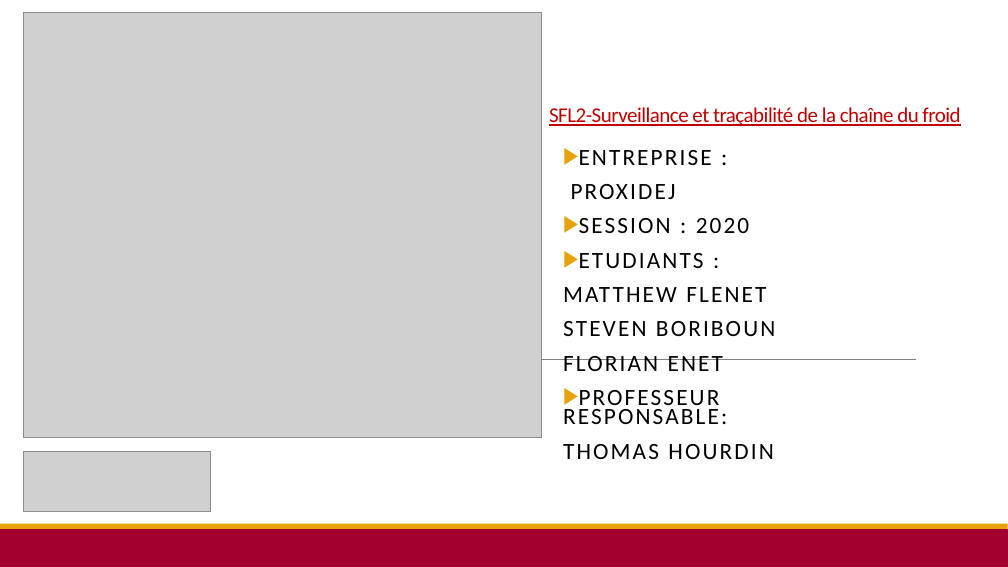
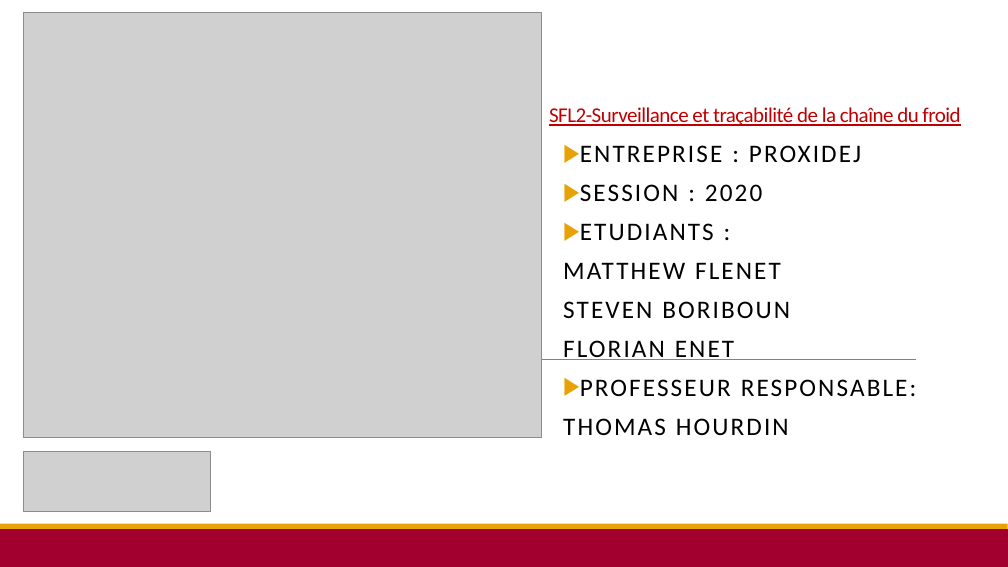
Before and after one commit to SteBoun/SFL2_ChaineDeFroid, a slide deck: slide 1 of Diaporama/DIAPO_01.pptx. Drawn at 1008x567 pixels with LibreOffice and Linux fonts; fonts in the diff are those of the drawing; grey boxes stand for pictures. Boxes give left, top, right and bottom in pixels: in the first picture for what was removed or moved away, otherwise in the second. Text is boxed around its words. In the diff, an @@ line names an element or a change of style, - is before the commit and + after.

```diff
--- a/Diaporama/DIAPO_01.pptx
+++ b/Diaporama/DIAPO_01.pptx
@@ subtitle at (580, 145, 861, 162): text changed; size 22.2 to 24 pt @@
-▶ ENTREPRISE :
-PROXIDEJ
+▶ ENTREPRISE : PROXIDEJ
@@ subtitle at (563, 184, 917, 436): size 22.2 to 24 pt in "SESSION : 2020", "ETUDIANTS :", "MATTHEW FLENET", "STEVEN BORIBOUN" and 3 more places; line spacing 0.7 to 0.8 @@
```
Also in this commit, not shown: 1 other slide changed, 1 other file.
